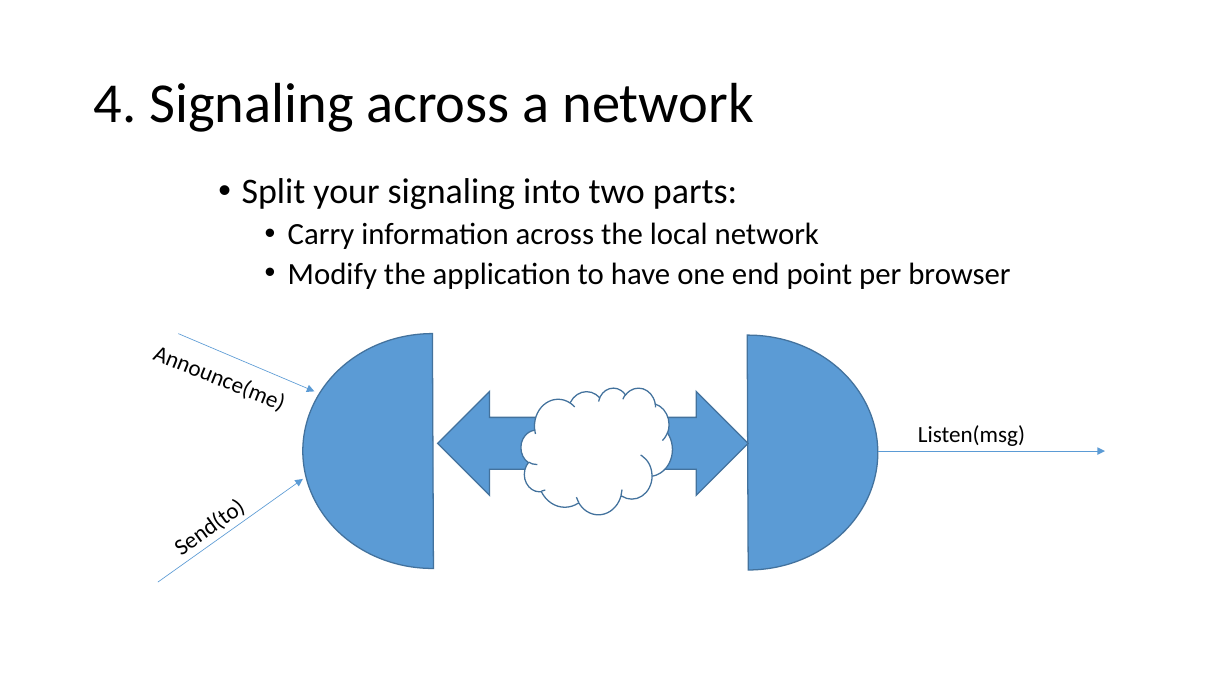
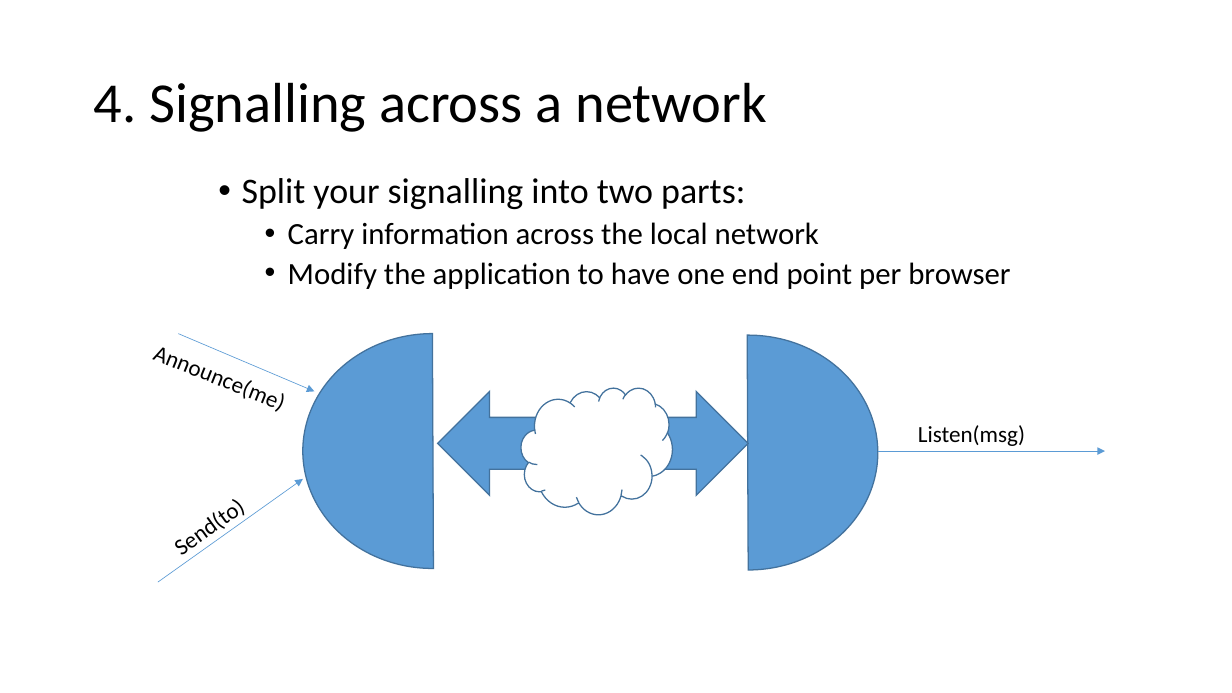
Before and after one commit to ipcortex/fac-workshop-materials, a slide deck: slide 29 of presentations/FAC9 Workshop.pptx (slide 20 before the commit). Drawn at 1232x693 pixels with LibreOffice and Linux fonts; fonts in the diff are those of the drawing. Boxes give left, top, right and bottom in pixels: in the first picture for what was removed or moved away, otherwise in the second. Text is boxed around its words. In the diff, an @@ line names an element or a change of style, - is before the commit and + after.

```diff
--- a/presentations/FAC9 Workshop.pptx
+++ b/presentations/FAC9 Workshop.pptx
@@ title at (94, 82, 766, 132): text changed @@
-4. Signaling across a network
+4. Signalling across a network
@@ text at (242, 178, 745, 209): text changed @@
-• Split your signaling into two parts:
+• Split your signalling into two parts:
```
Also in this commit, not shown: 18 other slides changed, 12 slides added, 6 slides removed, 1 other file.
